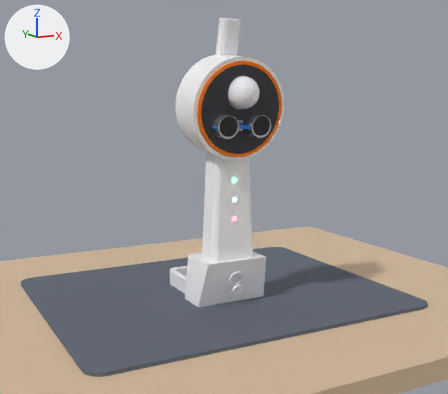
A saved change to the Blender file 3d_model/StudySense_V4_Organic.blend.
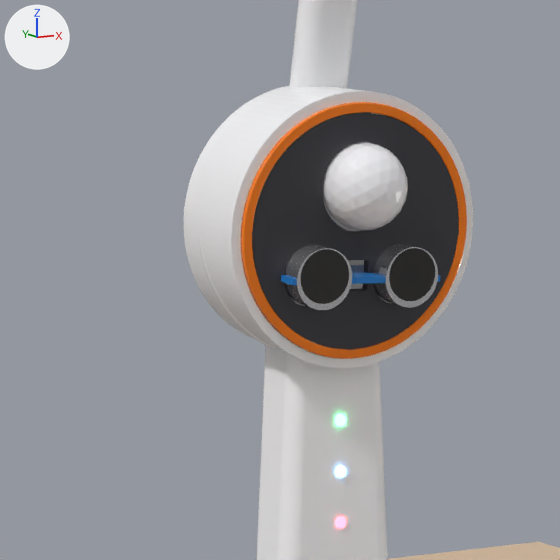
Old and new are each drawn whole from a 50 mm lens placed at (-214.0, -392.0, 150.0), pointed at (6.0, 22.0, 78.0) and again close up on the part from 24% to 71% of the width and 6% to 59% of the height. Arrows for +X, +Y and +Z are at upper left; the lights stay in place. The last two pictures show the newer version.

Objects in the first close-up: '02_Neck_and_Head_Pod', '03_Sensor_Faceplate_Black', '04_Accent_Ring_Orange', 'Mock_Eye_Can_-13.0', 'Mock_Eye_Can_13.0', 'Mock_Mesh_-13.0', 'Mock_Mesh_13.0', 'Mock_PIR_Dome', 'Mock_Studio_Desk' and 4 more.
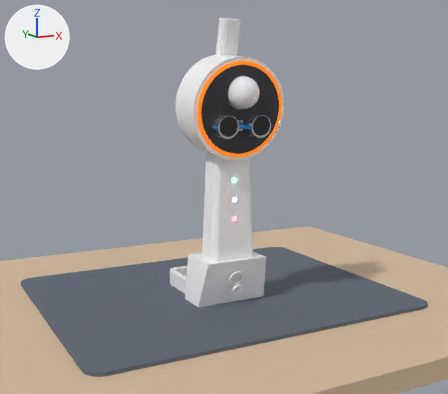
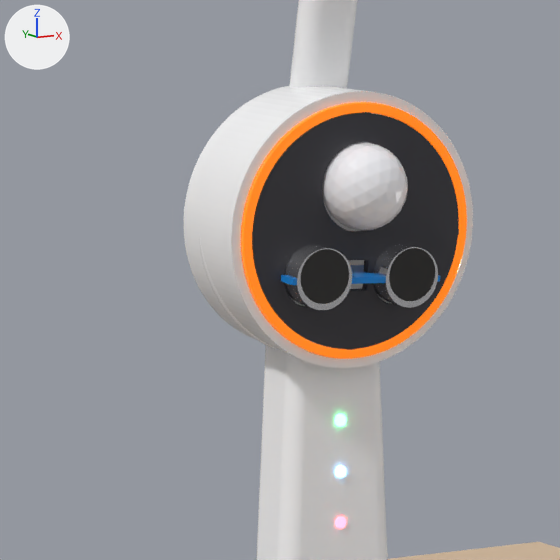
Where the change shows, as pixel boxes (x1, y1, x2, y2) in the close-ups (560 x 560 px):
```json
{"object": "04_Accent_Ring_Orange", "change": "recoloured, surface changed", "before": [241, 102, 467, 359], "after": [241, 102, 467, 359]}
```

Edits to the scene script, one JSON object a line:
```json
{"op": "add", "block": "mat_accent_orange", "code": "mat_accent_orange.emission_color = (1.0, 0.22, 0.01)  # orange #ff8119"}
{"op": "add", "block": "mat_accent_orange", "code": "mat_accent_orange.emission_strength = 0.65"}
```
